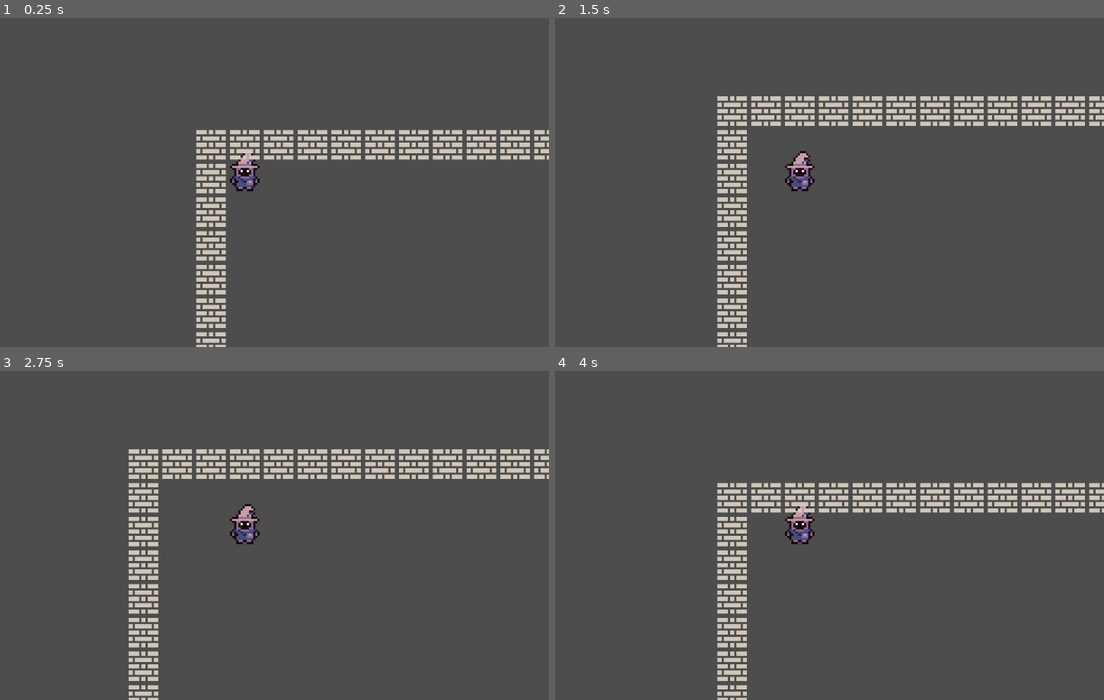
Above: before the commit, frames 1-4 (two rows, left to right).
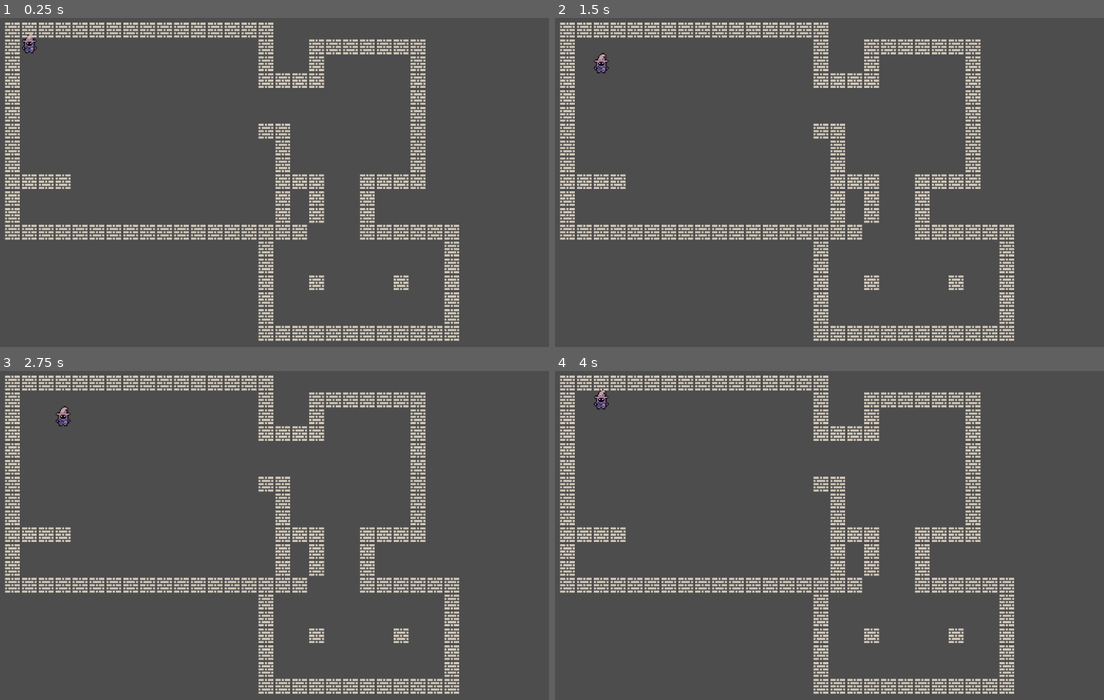
Above: after the commit, the same moments.

Repository: MickShannahan/drunken_dungeon
Game: Godot game, scene res://scenes/MainScene.tscn
The game is run twice, just before and just after one commit, with the same random seed, the same clock (stepped at 60 frames per second) and the same inputs.
Inputs:
- Up to frame 1 (0.25 s): no input
- Up to frame 2 (1.5 s): tap Enter (ui_accept) at 0.5, 0.6, 0.77, 1.07, 1.25, 1.35 s; hold Right (ui_right) 0.53-1.28 s; hold Down (ui_down) from 1.28 s (still down)
- Up to frame 3 (2.75 s): tap Enter (ui_accept) at 1.52, 1.82, 2, 2.1 s; release Down (ui_down) at 2.03 s; hold Right (ui_right) from 2.03 s (still down)
- Up to frame 4 (4 s): tap Enter (ui_accept) at 2.75, 2.85, 3.02, 3.32, 3.5, 3.6, 3.77 s; release Right (ui_right) at 2.78 s; hold Up (ui_up) 2.78-3.53 s; hold Left (ui_left) from 3.53 s (still down)

The runs differ from the first frame. In frame 1, 16% of the frame differs, in the area x 0-100%, y 1-100%; in frame 2, 17%; in frame 3, 17%; in frame 4, 16%.

Commit message:
still messing with the movement

Diff:
--- a/scenes/MainScene.tscn
+++ b/scenes/MainScene.tscn
@@ -8,9 +8,9 @@
 [node name="CharacterBody2D" parent="." instance=ExtResource("1_echbf")]
 position = Vector2(-156, -7)
 
-[node name="Camera2D" type="Camera2D" parent="CharacterBody2D"]
-position = Vector2(0, -1)
-zoom = Vector2(4, 4)
-
 [node name="TileMapLayer" parent="." instance=ExtResource("2_ibiss")]
 position = Vector2(-68, 81)
+
+[node name="Camera2D" type="Camera2D" parent="."]
+position = Vector2(48, 116)
+zoom = Vector2(2, 2)
--- a/scenes/Player.tscn
+++ b/scenes/Player.tscn
@@ -24,10 +24,10 @@
 [node name="CharacterBody2D" type="CharacterBody2D"]
 script = ExtResource("1_v6fml")
 
-[node name="AnimatedSprite2D" type="AnimatedSprite2D" parent="."]
+[node name="CharacterSprite" type="AnimatedSprite2D" parent="."]
 position = Vector2(0, -3)
 sprite_frames = SubResource("SpriteFrames_qhqgy")
-frame_progress = 0.9950397
+frame_progress = 0.17857856
 
 [node name="CollisionShape2D" type="CollisionShape2D" parent="."]
 shape = SubResource("RectangleShape2D_dqkch")
--- a/scripts/player.gd
+++ b/scripts/player.gd
@@ -2,7 +2,8 @@
 
 
 const TILE_SIZE: Vector2 = Vector2(16,16)
-var sprite_noe_pos_tween: Tween
+var sprite_node_pos_tween: Tween
+var dice_rolled : int
 
 
 func _physics_process(delta: float) -> void:
@@ -14,6 +15,21 @@
 		_move(Vector2(-1, 0))
 	elif Input.is_action_just_pressed("ui_right") and !$right.is_colliding():
 		_move(Vector2(1, 0))
+	elif Input.is_action_just_pressed("ui_accept"):
+		_roll_dice()
 
 func _move(dir: Vector2):
 	global_position += dir * TILE_SIZE
+
+#	required for tweening
+	$CharacterSprite.global_position -= dir * TILE_SIZE
+	if sprite_node_pos_tween:
+			sprite_node_pos_tween.kill()
+	sprite_node_pos_tween = create_tween()
+	sprite_node_pos_tween.set_process_mode(Tween.TWEEN_PROCESS_PHYSICS)
+	sprite_node_pos_tween.tween_property($CharacterSprite, "global_position", global_position, .15).set_trans(Tween.TRANS_SINE)
+
+func _roll_dice():
+	var random = RandomNumberGenerator.new()
+	dice_rolled = random.randi_range(1,8)
+	print_debug('🎲', dice_rolled)
